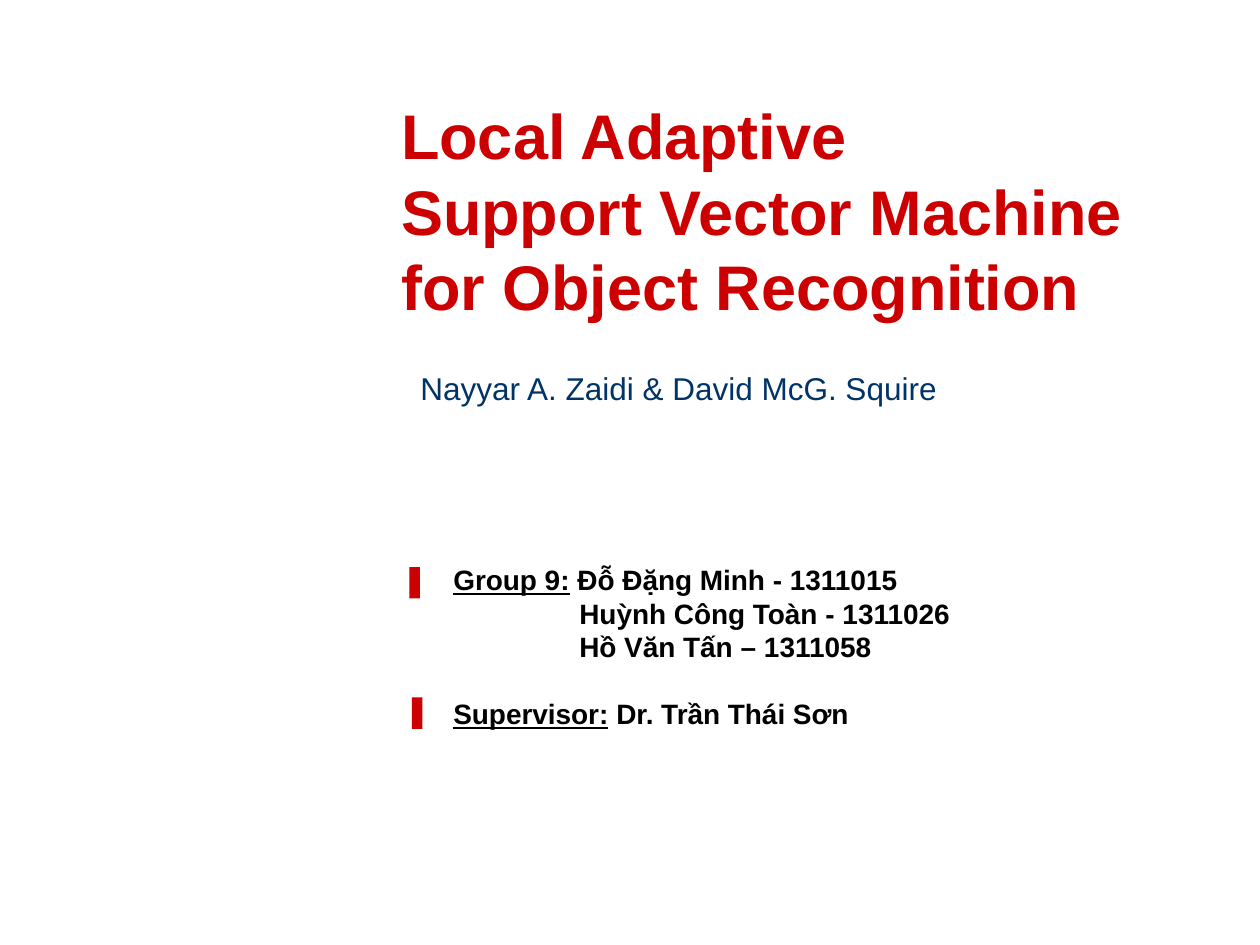
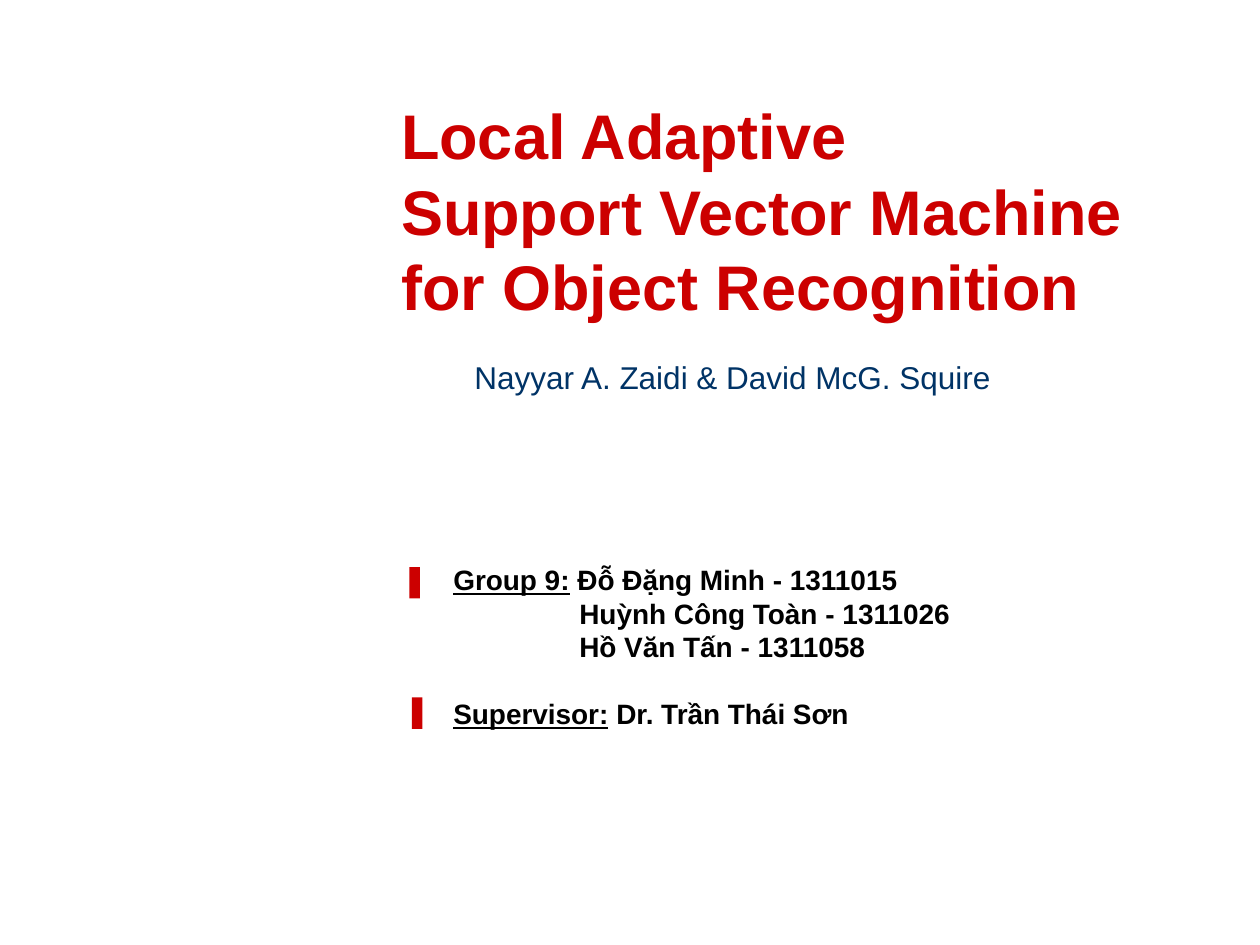
Before and after one commit to Alex7Huynh/ml-g9, a slide deck: slide 1 of Local Adaptive SVM for Object Recognition.pptx. Drawn at 1260x945 pixels with LibreOffice and Linux fonts; fonts in the diff are those of the drawing; background and template pictures are left out. Boxes give left, top, right and bottom in pixels: in the first picture for what was removed or moved away, otherwise in the second. Text is boxed around its words. In the diff, an @@ line names an element or a change of style, - is before the commit and + after.

Commit message:
Update slide.

```diff
--- a/Local Adaptive SVM for Object Recognition.pptx
+++ b/Local Adaptive SVM for Object Recognition.pptx
@@ text "Nayyar A. Zaidi & David ..." moved from (x1=420, y1=377, x2=936, y2=406) to (x1=474, y1=366, x2=990, y2=395) @@
@@ text at (x1=579, y1=635, x2=865, y2=658): text changed @@
-Hồ Văn Tấn – 1311058
+Hồ Văn Tấn - 1311058
```
Also in this commit, not shown: 1 other slide changed.
